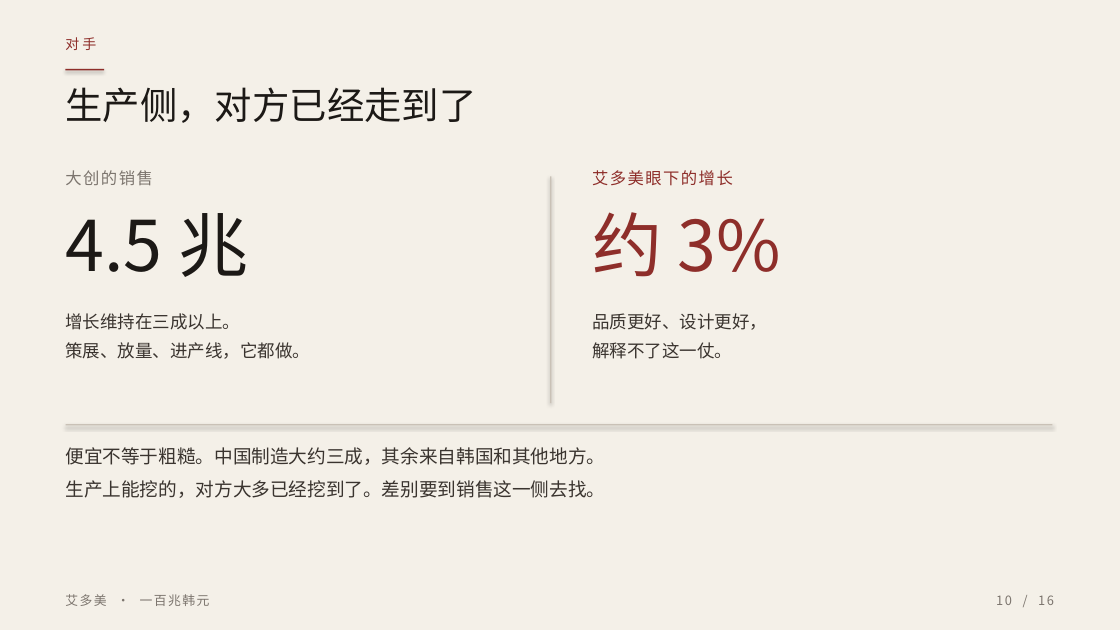
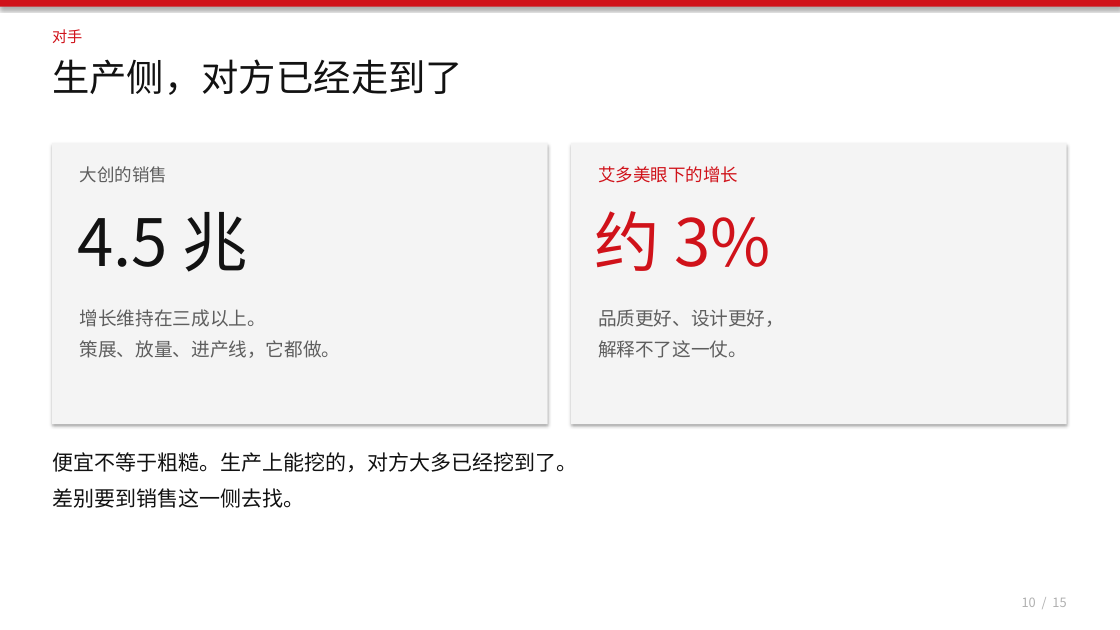
Before and after one commit to headshot9999/xiaoyi, a slide deck: slide 10 of 艾多美何以成为100兆韩元企业.pptx. Drawn at 1120x630 pixels with LibreOffice and Linux fonts; fonts in the diff are those of the drawing. Boxes give left, top, right and bottom in pixels: in the first picture for what was removed or moved away, otherwise in the second. Text is boxed around its words. In the diff, an @@ line names an element or a change of style, - is before the commit and + after.

```diff
--- a/艾多美何以成为100兆韩元企业.pptx
+++ b/艾多美何以成为100兆韩元企业.pptx
@@ background #F4F0E8 to #FFFFFF @@
@@ rectangle added at bbox=[0, 0, 1120, 7], fill #D0121A @@
@@ text "对手": place and size @@
-text "对手" at bbox=[65, 37, 96, 50]
+text "对手" at bbox=[52, 29, 82, 44]
@@ text "对手" at bbox=[52, 29, 82, 44]: size 12 to 13 pt, text colour #8E2E2A to #D0121A, letter spacing 2.4 to 0 pt @@
@@ text "生产侧，对方已经走到了": place and size @@
-text "生产侧，对方已经走到了" at bbox=[65, 87, 476, 123]
+text "生产侧，对方已经走到了" at bbox=[52, 59, 463, 95]
@@ text "生产侧，对方已经走到了" at bbox=[52, 59, 463, 95]: text colour #1C1916 to #121212 @@
@@ rectangle removed at bbox=[66, 69, 104, 71] @@
@@ rectangle added at bbox=[52, 143, 548, 424], fill #F4F4F4 @@
@@ rectangle added at bbox=[571, 143, 1067, 424], fill #F4F4F4 @@
@@ text "大创的销售": place and size @@
-text "大创的销售" at bbox=[65, 170, 152, 186]
+text "大创的销售" at bbox=[80, 166, 167, 183]
@@ text "大创的销售" at bbox=[80, 166, 167, 183]: size 14 to 15 pt, text colour #7C756E to #5E5E5E, letter spacing 1.2 to 0 pt @@
@@ rectangle removed at bbox=[550, 176, 551, 403] @@
@@ text "艾多美眼下的增长" at bbox=[598, 166, 738, 183]: size 14 to 15 pt, text colour #8E2E2A to #D0121A, letter spacing 1.2 to 0 pt @@
@@ text "4.5 兆": place and size @@
-text "4.5 兆" at bbox=[65, 213, 248, 277]
+text "4.5 兆" at bbox=[77, 212, 248, 272]
@@ text "4.5 兆" at bbox=[77, 212, 248, 272]: size 60 to 56 pt, text colour #1C1916 to #121212 @@
@@ text "约 3%" at bbox=[595, 211, 771, 271]: size 60 to 56 pt, text colour #8E2E2A to #D0121A @@
@@ text "增长维持在三成以上。 策展、放量、进产线，它都做。" at bbox=[80, 309, 340, 358]: size 15 to 16 pt, text colour #3A342F to #5E5E5E @@
@@ text "增长维持在三成以上。 策展、放量、进产线，它都做。": place and size @@
-text "增长维持在三成以上。 策展、放量、进产线，它都做。" at bbox=[65, 313, 310, 359]
+text "增长维持在三成以上。 策展、放量、进产线，它都做。" at bbox=[80, 309, 340, 358]
@@ text "品质更好、设计更好， 解释不了这一仗。" at bbox=[598, 309, 784, 358]: size 15 to 16 pt, text colour #3A342F to #5E5E5E @@
@@ rectangle removed at bbox=[66, 424, 1053, 425] @@
@@ text at bbox=[52, 452, 577, 508]: text changed; size 16 to 18 pt; text colour #3A342F to #121212 @@
-便宜不等于粗糙。中国制造大约三成，其余来自韩国和其他地方。
-生产上能挖的，对方大多已经挖到了。差别要到销售这一侧去找。
+便宜不等于粗糙。生产上能挖的，对方大多已经挖到了。
+差别要到销售这一侧去找。
@@ text removed at bbox=[65, 594, 210, 606] @@
-艾多美 · 一百兆韩元
@@ text at bbox=[1022, 598, 1066, 607]: text changed; text colour #7C756E to #B0B0B0 @@
-10 / 16
+10 / 15
```
Also in this commit, not shown: 14 other slides changed, 1 slide removed, 2 other files.
